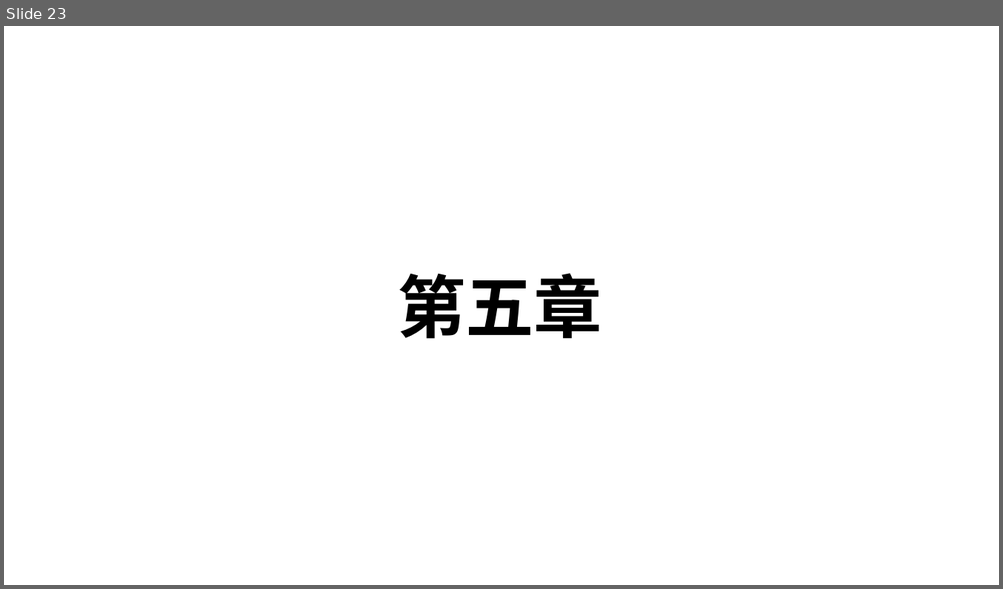
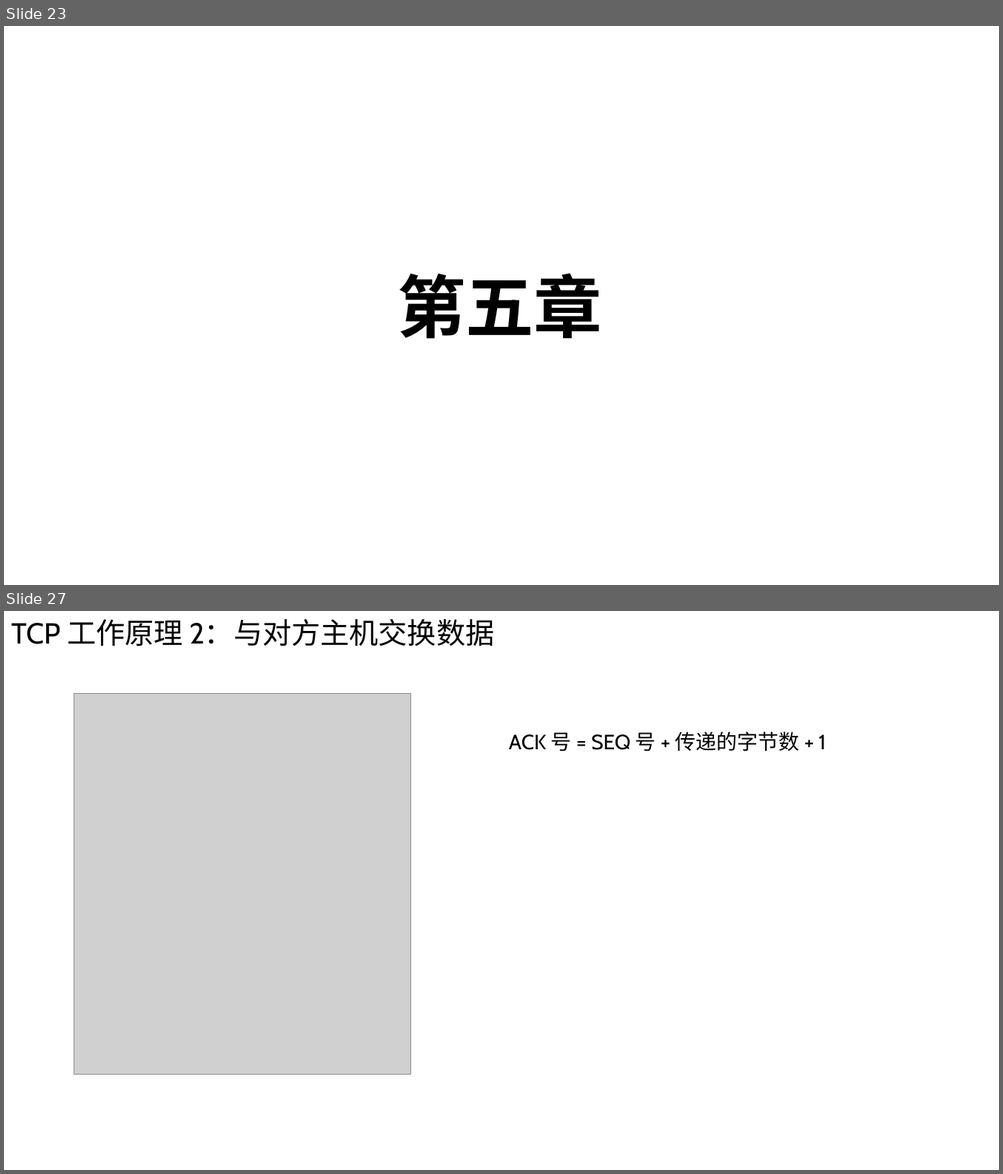
Before and after one commit to Chao200/TCP-IP-Network-Programming, a slide deck: TCP:IP 网络编程.pptx. Shown one above the other, each under a label of ours: slide 23 before the commit, slides 23 and 27 after it; the slides between them are not shown. The pictures are 1003x589 and 1003x1174 pixels, drawn with LibreOffice and Linux fonts; fonts in the diff are those of the drawing; grey boxes stand for pictures. Boxes give left, top, right and bottom in pixels: in the first picture for what was removed or moved away, otherwise in the second. Text is boxed around its words. In the diff, an @@ line names an element or a change of style, - is before the commit and + after.

```diff
--- a/TCP:IP 网络编程.pptx
+++ b/TCP:IP 网络编程.pptx
@@ slide 27 added at [4, 611, 999, 1170], background #FFFFFF @@
@@ text added at [11, 619, 494, 647], 28 pt, text #000000 @@
+TCP 工作原理 2：与对方主机交换数据
@@ picture added at [74, 694, 410, 1075] @@
@@ text added at [509, 732, 825, 752], 20 pt, text #000000 @@
+ACK 号 = SEQ 号 + 传递的字节数 + 1
```
Also in this commit, not shown: 4 other slides added, 5 slides removed.
